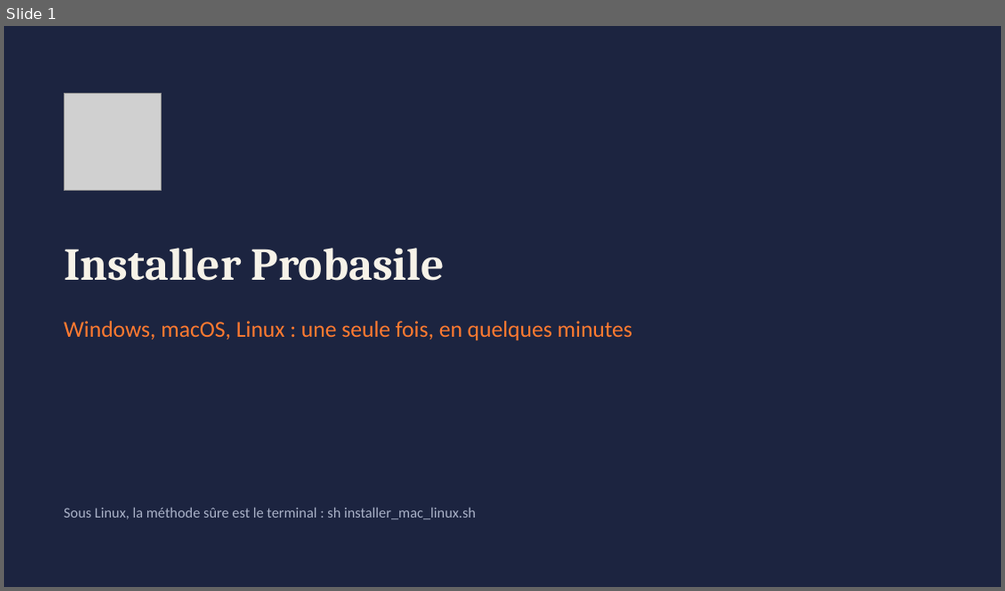
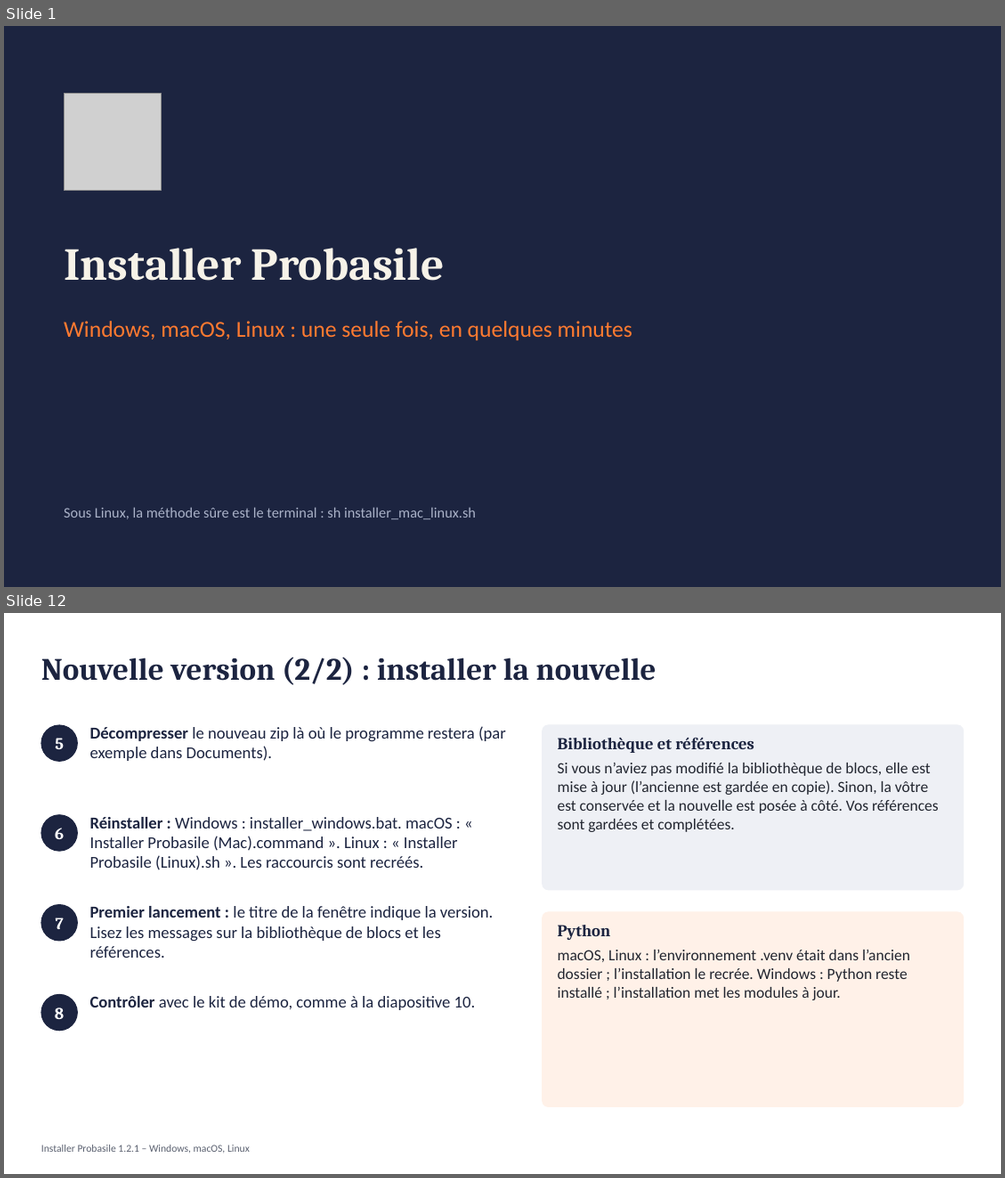
Before and after one commit to quantumnomadcoder/probasile, a slide deck: kit_de_demo/Installation_Probasile.pptx. Shown one above the other, each under a label of ours: slide 1 before the commit, slides 1 and 12 after it; the slides between them are not shown. The pictures are 1005x591 and 1005x1178 pixels, drawn with LibreOffice and Linux fonts; fonts in the diff are those of the drawing; grey boxes stand for pictures. Boxes give left, top, right and bottom in pixels: in the first picture for what was removed or moved away, otherwise in the second. Text is boxed around its words. In the diff, an @@ line names an element or a change of style, - is before the commit and + after.

```diff
--- a/kit_de_demo/Installation_Probasile.pptx
+++ b/kit_de_demo/Installation_Probasile.pptx
@@ slide 12 added at [4,613,1001,1174], background #FFFFFF @@
@@ text added at [41,657,656,685], 30 pt, text #1C2440, bold @@
+Nouvelle version (2/2) : installer la nouvelle
@@ ellipse added at [41,725,77,761], fill #1C2440, outline #1C2440 1 pt @@
@@ text added at [55,738,64,749], 16 pt, text #FFFFFF, bold @@
+5
@@ text added at [90,726,506,761], 16 pt, text #1C2440 @@
+Décompresser le nouveau zip là où le programme restera (par exemple dans Documents).
@@ rounded rectangle added at [542,725,963,890], fill #EEF0F5, outline #EEF0F5 1 pt @@
@@ text added at [558,738,938,832], 15 pt, text #222630 @@
+Bibliothèque et références
+Si vous n’aviez pas modifié la bibliothèque de blocs, elle est mise à jour (l’ancienne est gardée en copie). Sinon, la vôtre est conservée et la nouvelle est posée à côté. Vos références sont gardées et complétées.
@@ ellipse added at [41,815,77,851], fill #1C2440, outline #1C2440 1 pt @@
@@ text added at [90,817,458,870], 16 pt, text #1C2440 @@
+Réinstaller : Windows : installer_windows.bat. macOS : « Installer Probasile (Mac).command ». Linux : « Installer Probasile (Linux).sh ». Les raccourcis sont recréés.
@@ text added at [55,827,64,839], 16 pt, text #FFFFFF, bold @@
+6
@@ ellipse added at [41,905,77,941], fill #1C2440, outline #1C2440 1 pt @@
@@ text added at [90,906,493,957], 16 pt, text #1C2440 @@
+Premier lancement : le titre de la fenêtre indique la version. Lisez les messages sur la bibliothèque de blocs et les références.
@@ text added at [56,917,64,929], 16 pt, text #FFFFFF, bold @@
+7
@@ rounded rectangle added at [542,912,963,1107], fill #FFF1E8, outline #FFF1E8 1 pt @@
@@ text added at [558,925,910,1000], 15 pt, text #222630 @@
+Python
+macOS, Linux : l’environnement .venv était dans l’ancien dossier ; l’installation le recrée. Windows : Python reste installé ; l’installation met les modules à jour.
@@ ellipse added at [41,995,77,1030], fill #1C2440, outline #1C2440 1 pt @@
@@ text added at [55,1007,64,1019], 16 pt, text #FFFFFF, bold @@
+8
@@ text added at [90,996,476,1010], 16 pt, text #1C2440 @@
+Contrôler avec le kit de démo, comme à la diapositive 10.
@@ text added at [41,1144,250,1152], 10 pt, text #5B6170 @@
+Installer Probasile 1.2.1 – Windows, macOS, Linux
```
Also in this commit, not shown: 10 slides changed, 1 other slide added, 5 other files.
